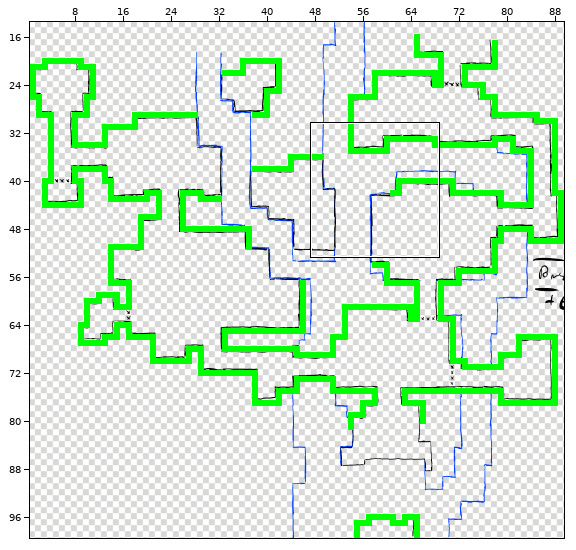
Two states of a Tiled map, assets/Tiled/DarkForest.tmx. Above, an overview of the earlier version with the close-up marked.
Close-up. Before the edit:
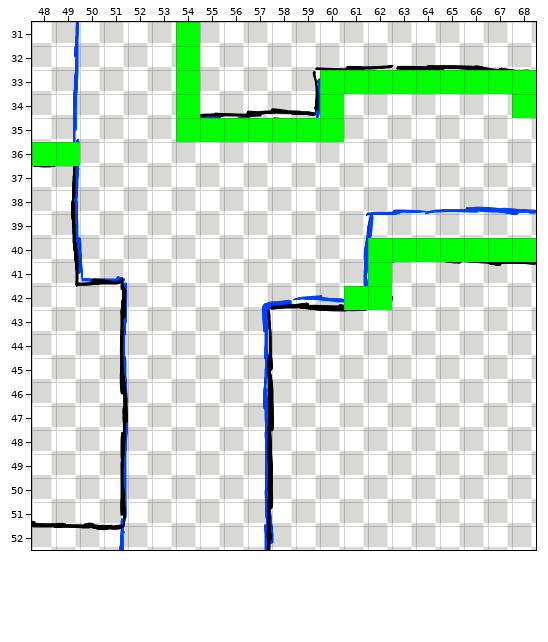
Cells are 32x32 px. Shown: x 48..68, y 31..52. The commit also changed other parts of the map, which this record leaves out.
The same view after the edit:
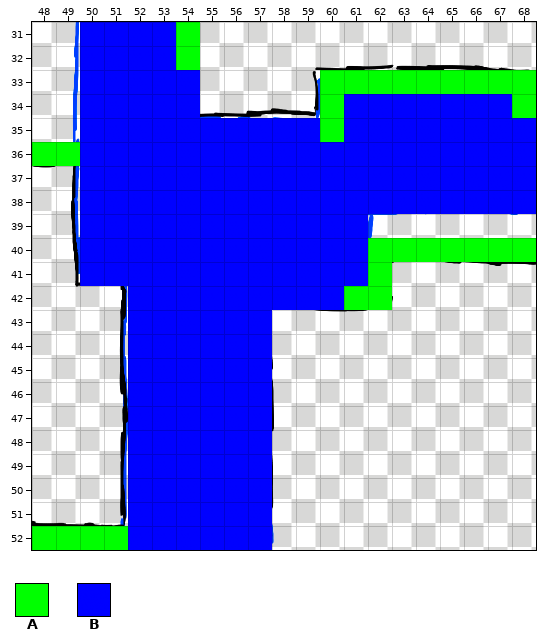
Key: from "Tileset_PlaceHolder": A 51, B 251.
_ is an empty cell.
From old to new:
Layer "Bordure":
y 33..34: x 54 A -> _
y 35: x 54..59 AAAAAA -> ______
y 52: x 48..51 ____ -> AAAA
Layer "River":
y 31..32: x 50..53 ____ -> BBBB
y 33: x 50..54 _____ -> BBBBB
y 34: x 50..54 _____ -> BBBBB; x 61..67 _______ -> BBBBBBB
y 35: x 50..59 __________ -> BBBBBBBBBB; x 61..68 ________ -> BBBBBBBB
y 36..38: x 50..68 ___________________ -> BBBBBBBBBBBBBBBBBBB
y 39..41: x 50..61 ____________ -> BBBBBBBBBBBB
y 42: x 52..60 _________ -> BBBBBBBBB
y 43..52: x 52..57 ______ -> BBBBBB
Where, in picture pixels (left, top, right, bottom), the same in both close-ups:
changed: (32, 22, 536, 550)
